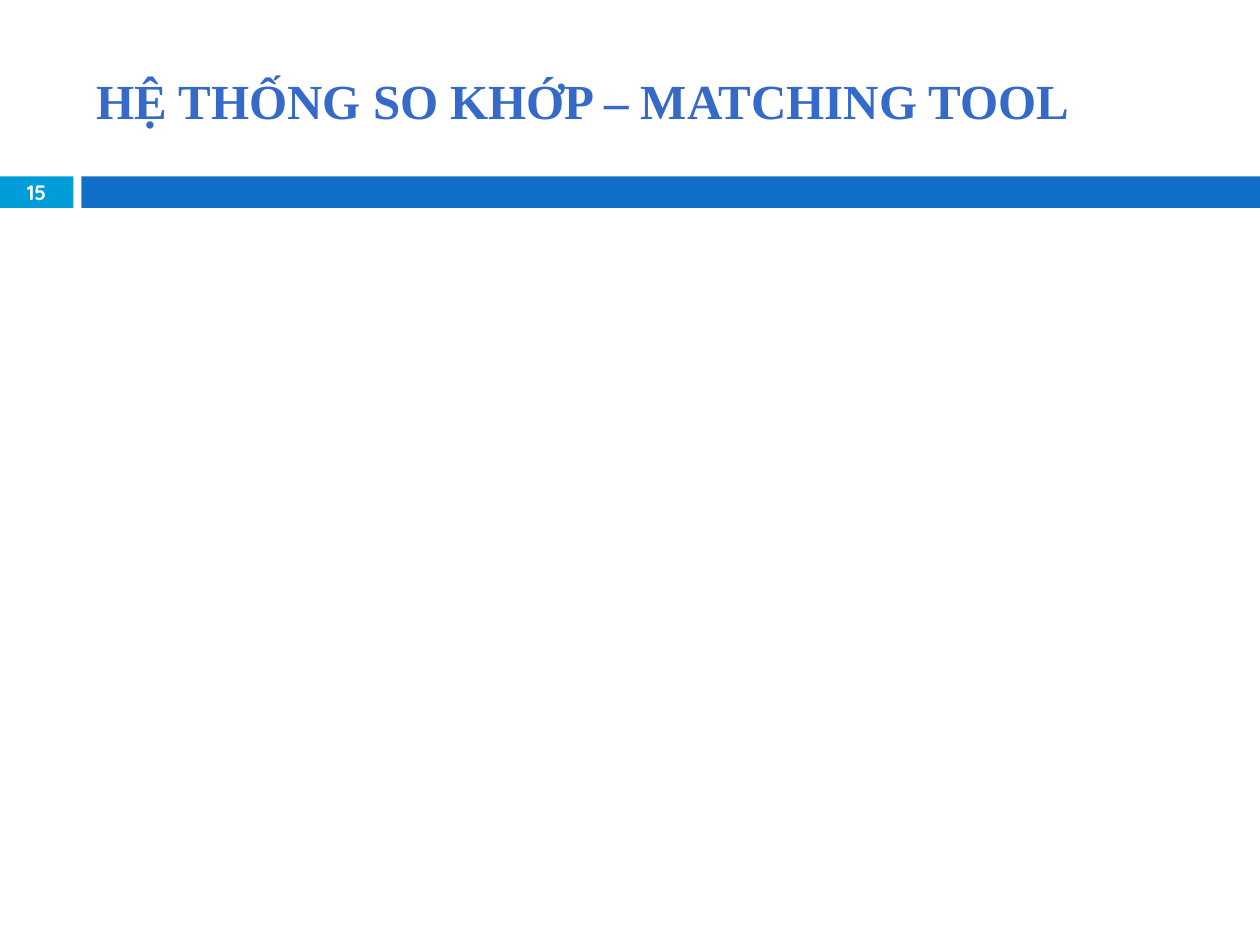
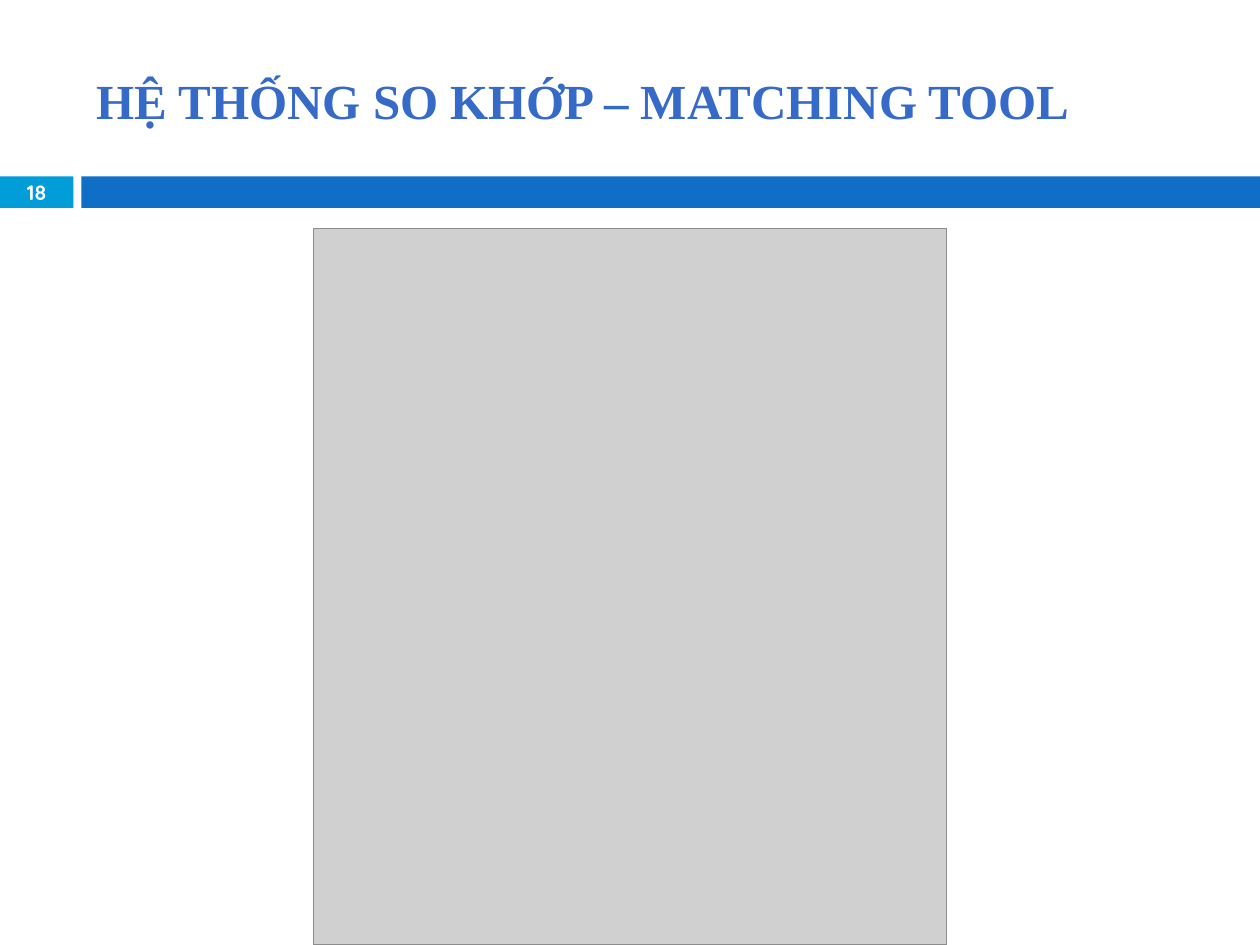
Before and after one commit to khanhduy94/jobzoom, a slide deck: slide 18 of Documents/JobZoom Presentation.pptx (slide 15 before the commit). Drawn at 1260x945 pixels with LibreOffice and Linux fonts; fonts in the diff are those of the drawing; grey boxes stand for pictures; background and template pictures are left out. Boxes give left, top, right and bottom in pixels: in the first picture for what was removed or moved away, otherwise in the second. Text is boxed around its words. In the diff, an @@ line names an element or a change of style, - is before the commit and + after.

```diff
--- a/Documents/JobZoom Presentation.pptx
+++ b/Documents/JobZoom Presentation.pptx
@@ page number at [27,185,47,200]: text changed @@
-15
+18
@@ picture added at [314,228,946,945] @@
```
Also in this commit, not shown: 11 other slides changed, 3 slides added.
